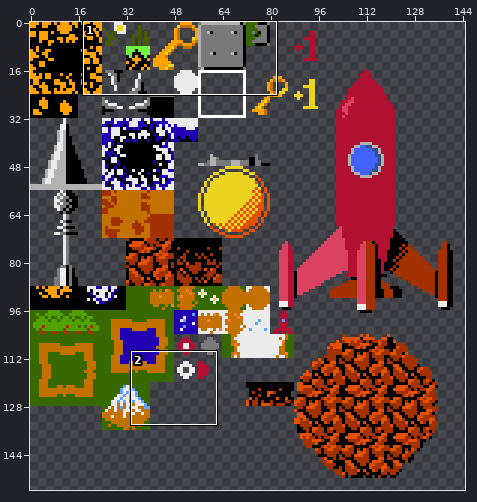
Sprite sheet, stored at Project/Content/Sprites/tilemap.png. The first picture is a wide view before the edit; the outline marks the close-up.
Close-up. Earlier state:
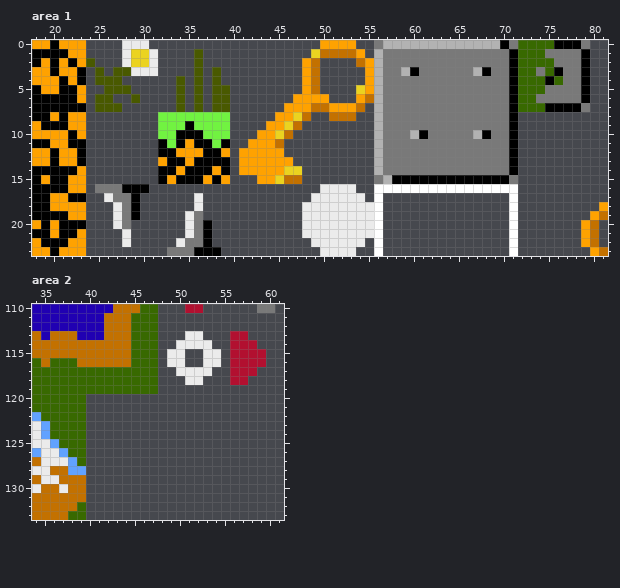
The file is 150x200 pixels. Shown: area 1: x 18..81, y 0..23; area 2: x 34..61, y 110..133. The wide view leaves out empty margins.
After:
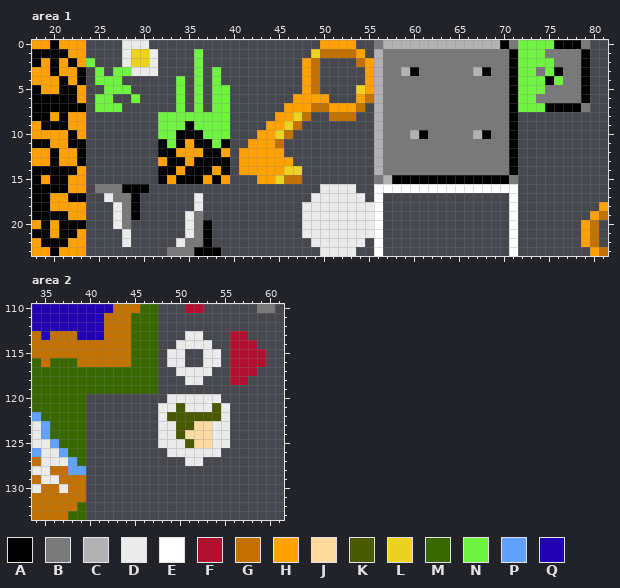
Palette (. is transparent): A #000000  B #797979  C #b2b2b2  D #ebebeb  E #ffffff  F #b21030  G #c37100  H #ffa200  J #ffdba2  K #495900  L #ebd320  M #386900  N #71f341  P #61a2ff  Q #2000b2
Changes in this commit:
Area 1:
y 0: x 72..75 MMMM -> NNNN
y 1: x 36 K -> N; x 72..74 MMM -> NNN
y 2: x 24 K -> N; x 36 K -> N; x 72..75 MMMM -> NNNN
y 3: x 25 K -> N; x 27..28 KK -> NN; x 36 K -> N; x 38 K -> N; x 72..73 MM -> NN; x 75 M -> N
y 4: x 25..27 KKK -> NNN; x 34 K -> N; x 36 K -> N; x 38 K -> N; x 72..74 MMM -> NNN; x 76 M -> N
y 5: x 26..28 KKK -> NNN; x 34 K -> N; x 36 K -> N; x 38..39 KK -> NN; x 72..74 MMM -> NNN
y 6: x 25..26 KK -> NN; x 29 K -> N; x 34 K -> N; x 36 K -> N; x 38..39 KK -> NN; x 72..73 MM -> NN
y 7: x 25..27 KKK -> NNN; x 34 K -> N; x 36 K -> N; x 38..39 KK -> NN; x 72..74 MMM -> NNN
Area 2:
y 120: x 49..54 ...... -> DDDDDD
y 121: x 48..55 ........ -> DDKDDDKD
y 122: x 48..55 ........ -> DKKKKKKD
y 123: x 48..55 ........ -> DDKKJJDD
y 124: x 48..55 ........ -> DDKJJJDD
y 125: x 48..55 ........ -> DDDKJJDD
y 126: x 49..54 ...... -> DDDDDD
y 127: x 51..52 .. -> DD
Changed places in both close-ups, as pixel boxes (x1, y1, x2, y2):
changed: (518, 40, 563, 112)
changed: (176, 49, 230, 112)
changed: (86, 58, 140, 112)
added: (158, 394, 230, 466)
